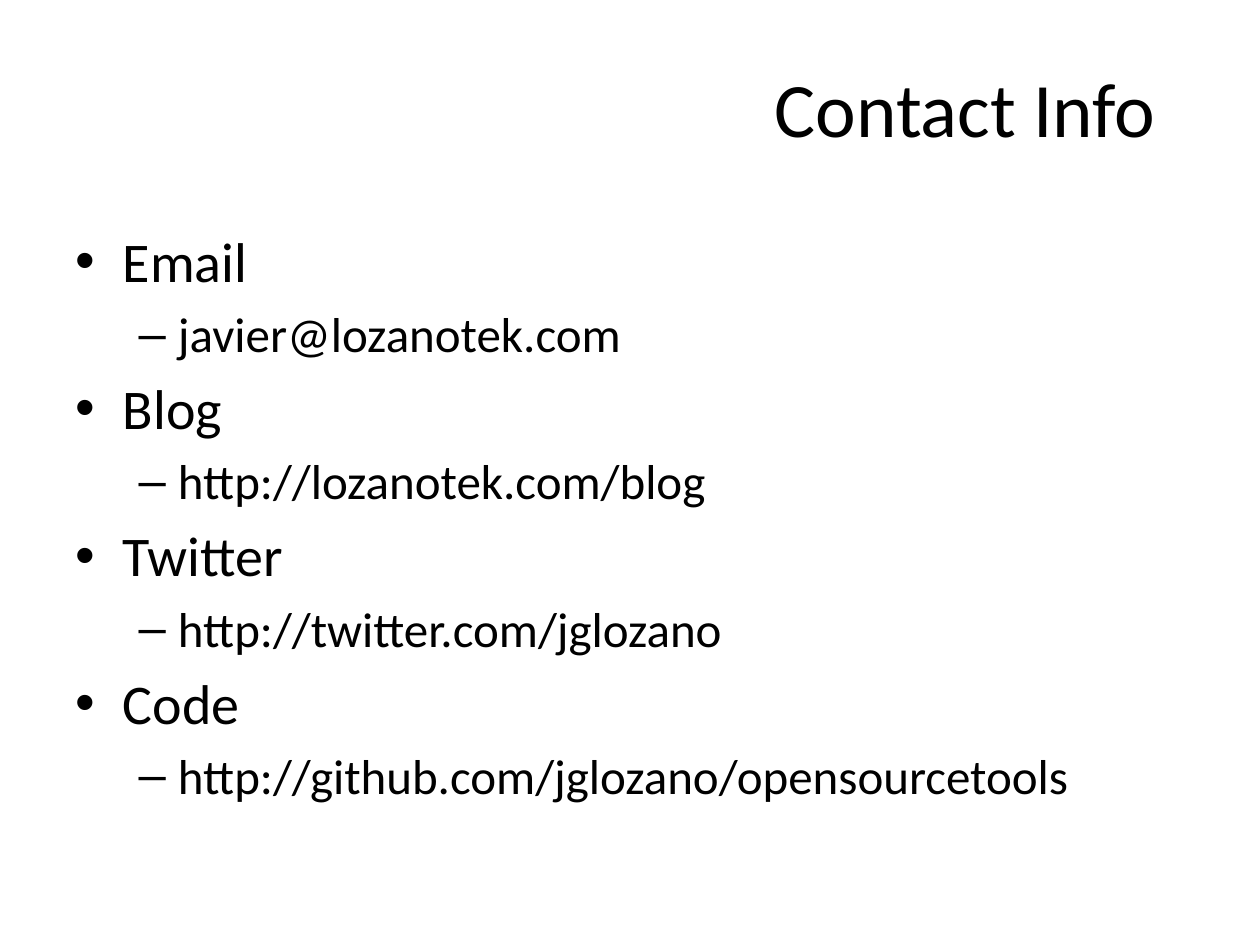
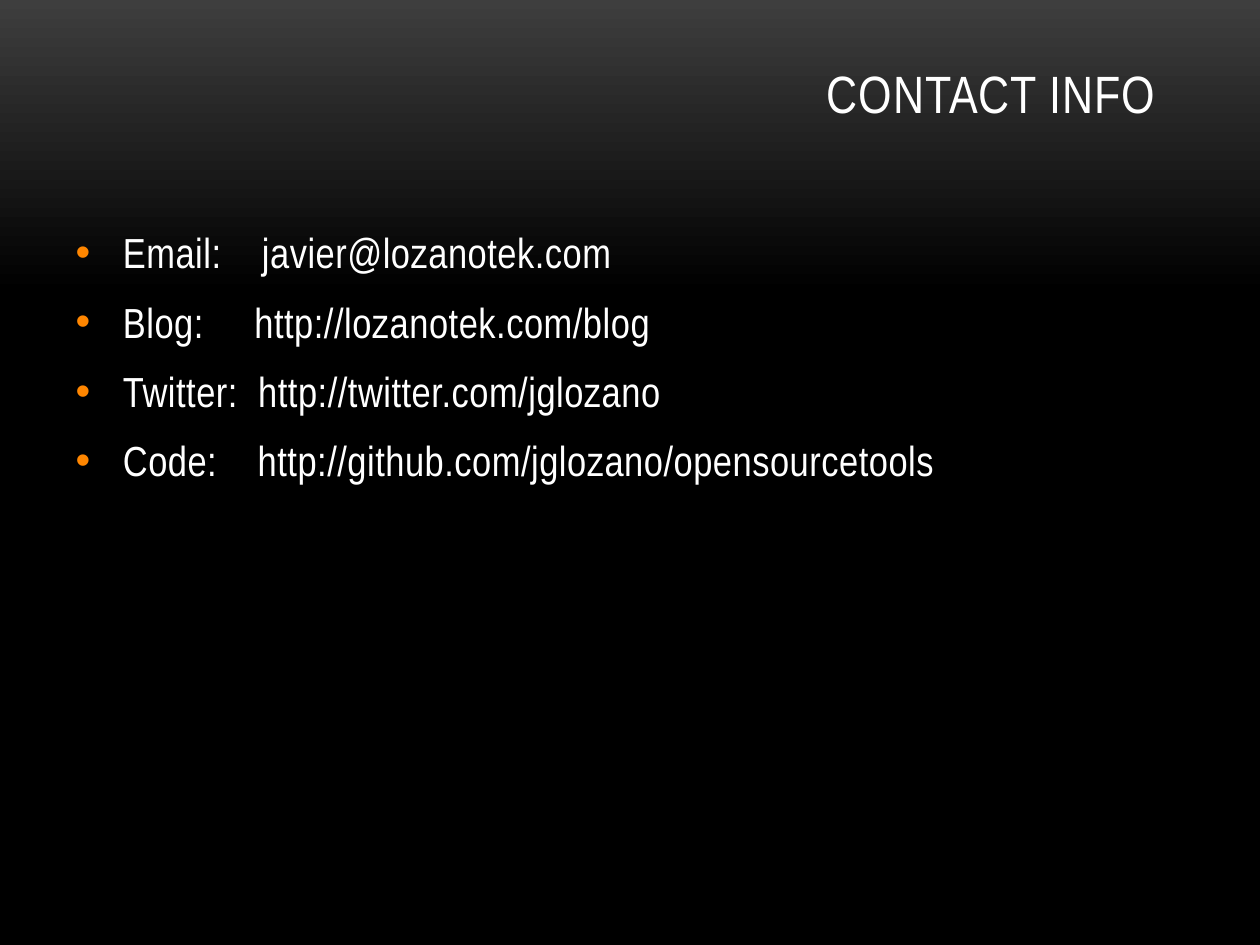
Before and after one commit to lozanotek/opensource, a slide deck: slide 6 of slides/open_source.pptx. Drawn at 1260x945 pixels with LibreOffice and Linux fonts; fonts in the diff are those of the drawing. Boxes give left, top, right and bottom in pixels: in the first picture for what was removed or moved away, otherwise in the second. Text is boxed around its words. In the diff, an @@ line names an element or a change of style, - is before the commit and + after.

Commit message:
Updated the slides

```diff
--- a/slides/open_source.pptx
+++ b/slides/open_source.pptx
@@ background #FFFFFF to gradient #3F3F3F to #000000 @@
@@ title at bbox=[827, 76, 1155, 114]: text changed; size 44 to 30 pt; font Calibri to Arial Narrow; text colour #000000 to #FFFFFF @@
-Contact Info
+CONTACT INFO
@@ text at bbox=[123, 237, 934, 485]: text changed; size 28 to 24 pt; font Calibri to Arial Narrow; text colour #000000 to #FFFFFF @@
-• Email
-  – javier@lozanotek.com
-• Blog
-  – http://lozanotek.com/blog
-• Twitter
-  – http://twitter.com/jglozano
-• Code
-  – http://github.com/jglozano/opensourcetools
+• Email: javier@lozanotek.com
+• Blog: http://lozanotek.com/blog
+• Twitter: http://twitter.com/jglozano
+• Code: http://github.com/jglozano/opensourcetools
```
Also in this commit, not shown: 38 other slides changed, 5 slides added, 1 slide removed.
